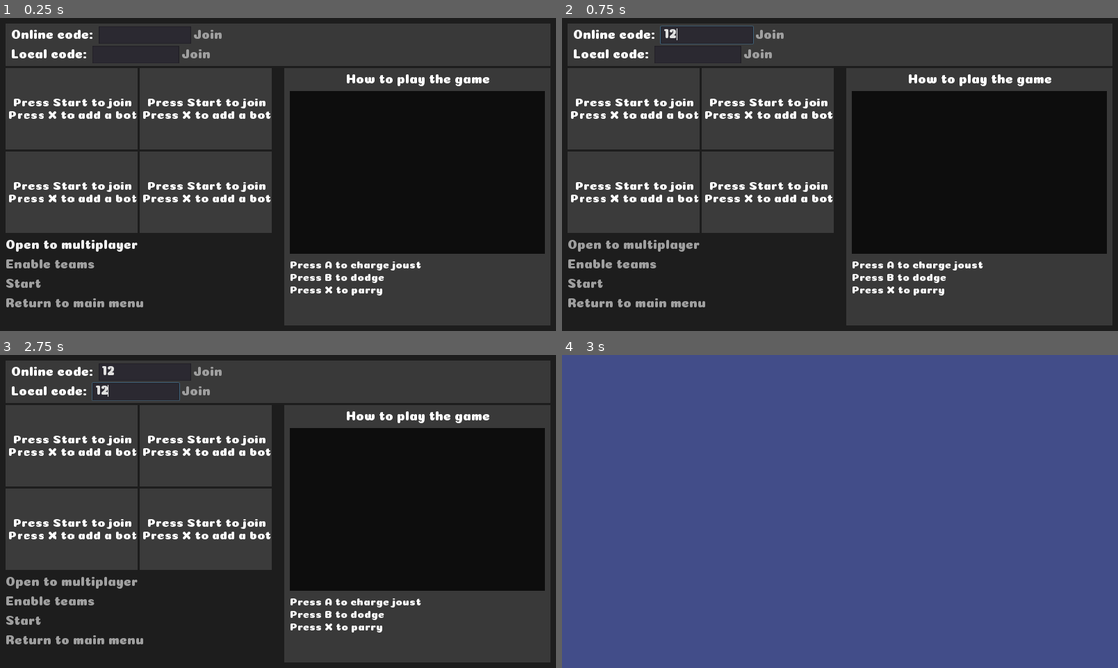
Above: before the commit, frames 1-4 (two rows, left to right).
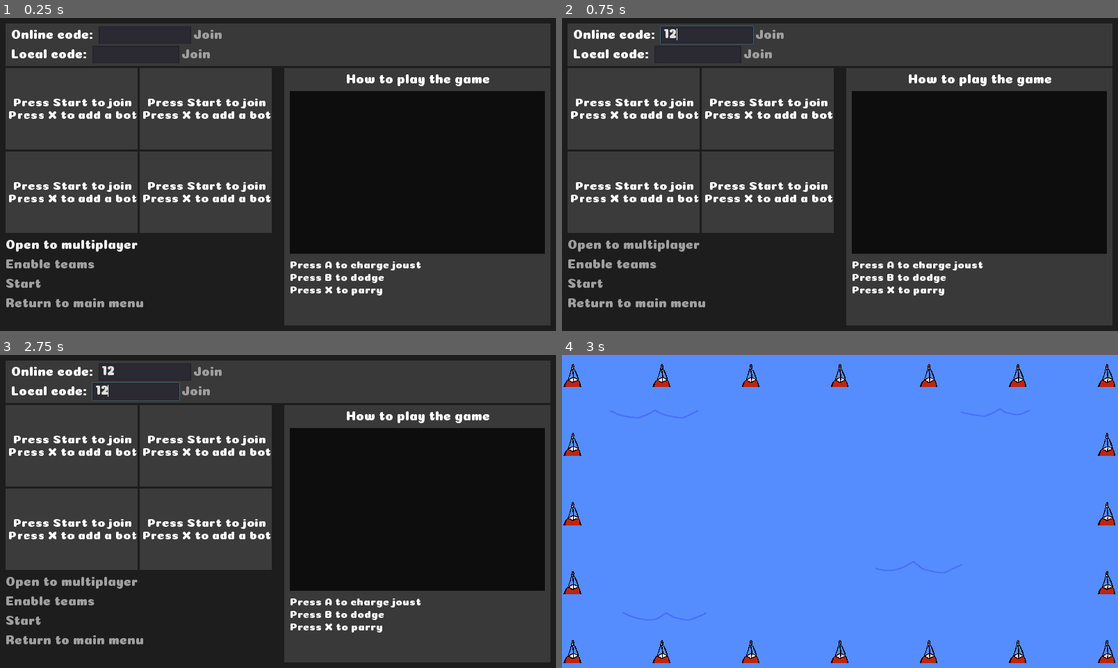
Above: after the commit, the same moments.

Repository: Lunatic-Games/turtle-jousting
Game: Godot game, scene res://ui/lobby/lobby_menu.tscn
Same seed, same stepped clock (60 frames per second), same inputs: the game is played once before the commit and once after it.
Inputs (mouse positions are in pixels of both pictures, inside the frame that each line leads up to):
- Up to frame 1 (0.25 s): no input
- Up to frame 2 (0.75 s): click (706, 33) at 0.52 s; type "12" at 0.6 s
- Up to frame 3 (2.75 s): click (133, 392) at 0.75 s; type "12" at 0.83 s; click "Ready" at 1.25 s; click "Ready" at 2 s
- Up to frame 4 (3 s): click "Start" at 2.75 s

Frames 1-3 are identical in both runs. In frame 4, 100% of the frame differs, in the area x 0-100%, y 0-100%.

Commit message:
Added buoys to game

Diff:
--- /dev/null
+++ b/game/buoy.tscn
@@ -0,0 +1,18 @@
+[gd_scene load_steps=3 format=2]
+
+[ext_resource path="res://game/assets/Bouy.png" type="Texture" id=1]
+
+[sub_resource type="RectangleShape2D" id=1]
+extents = Vector2( 16.3856, 12.0474 )
+
+[node name="Buoy" type="StaticBody2D"]
+
+[node name="CollisionShape2D" type="CollisionShape2D" parent="."]
+position = Vector2( -1, 15 )
+shape = SubResource( 1 )
+
+[node name="Sprite" type="Sprite" parent="."]
+scale = Vector2( 0.05, 0.05 )
+texture = ExtResource( 1 )
+offset = Vector2( 95, 0 )
+region_rect = Rect2( 0, 0, 1920, 1080 )
--- a/game/game.tscn
+++ b/game/game.tscn
@@ -1,14 +1,74 @@
-[gd_scene load_steps=2 format=2]
+[gd_scene load_steps=4 format=2]
 
 [ext_resource path="res://game/game.gd" type="Script" id=1]
+[ext_resource path="res://game/assets/background.png" type="Texture" id=2]
+[ext_resource path="res://game/buoy.tscn" type="PackedScene" id=3]
 
 [node name="Game" type="Node2D"]
 script = ExtResource( 1 )
 
-[node name="ColorRect" type="ColorRect" parent="."]
-margin_right = 1024.0
-margin_bottom = 576.0
-color = Color( 0.262745, 0.305882, 0.541176, 1 )
-__meta__ = {
-"_edit_use_anchors_": false
-}
+[node name="Background" type="Sprite" parent="."]
+position = Vector2( 512, 288 )
+texture = ExtResource( 2 )
+
+[node name="Buoys" type="Node2D" parent="."]
+
+[node name="Buoy" parent="Buoys" instance=ExtResource( 3 )]
+position = Vector2( 20, 32 )
+
+[node name="Buoy2" parent="Buoys" instance=ExtResource( 3 )]
+position = Vector2( 184, 32 )
+
+[node name="Buoy3" parent="Buoys" instance=ExtResource( 3 )]
+position = Vector2( 348, 32 )
+
+[node name="Buoy4" parent="Buoys" instance=ExtResource( 3 )]
+position = Vector2( 512, 32 )
+
+[node name="Buoy5" parent="Buoys" instance=ExtResource( 3 )]
+position = Vector2( 676, 32 )
+
+[node name="Buoy6" parent="Buoys" instance=ExtResource( 3 )]
+position = Vector2( 840, 32 )
+
+[node name="Buoy7" parent="Buoys" instance=ExtResource( 3 )]
+position = Vector2( 1004, 32 )
+
+[node name="Buoy8" parent="Buoys" instance=ExtResource( 3 )]
+position = Vector2( 1004, 159 )
+
+[node name="Buoy9" parent="Buoys" instance=ExtResource( 3 )]
+position = Vector2( 1004, 286 )
+
+[node name="Buoy10" parent="Buoys" instance=ExtResource( 3 )]
+position = Vector2( 1004, 413 )
+
+[node name="Buoy11" parent="Buoys" instance=ExtResource( 3 )]
+position = Vector2( 1004, 540 )
+
+[node name="Buoy12" parent="Buoys" instance=ExtResource( 3 )]
+position = Vector2( 840, 540 )
+
+[node name="Buoy13" parent="Buoys" instance=ExtResource( 3 )]
+position = Vector2( 676, 540 )
+
+[node name="Buoy14" parent="Buoys" instance=ExtResource( 3 )]
+position = Vector2( 512, 540 )
+
+[node name="Buoy15" parent="Buoys" instance=ExtResource( 3 )]
+position = Vector2( 348, 540 )
+
+[node name="Buoy16" parent="Buoys" instance=ExtResource( 3 )]
+position = Vector2( 184, 540 )
+
+[node name="Buoy17" parent="Buoys" instance=ExtResource( 3 )]
+position = Vector2( 20, 540 )
+
+[node name="Buoy18" parent="Buoys" instance=ExtResource( 3 )]
+position = Vector2( 20, 413 )
+
+[node name="Buoy19" parent="Buoys" instance=ExtResource( 3 )]
+position = Vector2( 20, 286 )
+
+[node name="Buoy20" parent="Buoys" instance=ExtResource( 3 )]
+position = Vector2( 20, 159 )
--- a/player/player.tscn
+++ b/player/player.tscn
@@ -24,7 +24,7 @@
 [ext_resource path="res://player/assets/knight_parts/knight_head_crying.png" type="Texture" id=22]
 
 [sub_resource type="RectangleShape2D" id=1]
-extents = Vector2( 86.7604, 88.4331 )
+extents = Vector2( 86.7604, 34.5828 )
 
 [sub_resource type="Animation" id=2]
 resource_name = "Charging_Joust"
@@ -932,7 +932,7 @@
 "times": PoolRealArray( 1.2 ),
 "transitions": PoolRealArray( 1 ),
 "update": 0,
-"values": [ Vector2( 1e-005, 1e-005 ) ]
+"values": [ Vector2( 1e-05, 1e-05 ) ]
 }
 tracks/39/type = "value"
 tracks/39/path = NodePath("Player/Knight:scale")
@@ -944,7 +944,7 @@
 "times": PoolRealArray( 0, 0.2, 0.3, 0.4, 0.5, 0.6, 0.7, 0.8, 0.9, 1.1 ),
 "transitions": PoolRealArray( 1, 1, 1, 1, 1, 1, 1, 1, 1, 1 ),
 "update": 0,
-"values": [ Vector2( 1, 1 ), Vector2( 1.5, 1.5 ), Vector2( 1, 0.2 ), Vector2( 1, 1e-005 ), Vector2( 1, -0.2 ), Vector2( 1, -1.5 ), Vector2( 1, -0.2 ), Vector2( 1, 1e-005 ), Vector2( 1, 0.2 ), Vector2( 1, 1 ) ]
+"values": [ Vector2( 1, 1 ), Vector2( 1.5, 1.5 ), Vector2( 1, 0.2 ), Vector2( 1, 1e-05 ), Vector2( 1, -0.2 ), Vector2( 1, -1.5 ), Vector2( 1, -0.2 ), Vector2( 1, 1e-05 ), Vector2( 1, 0.2 ), Vector2( 1, 1 ) ]
 }
 
 [sub_resource type="Animation" id=4]
@@ -1272,7 +1272,7 @@
 "times": PoolRealArray( 0, 0.5, 0.8 ),
 "transitions": PoolRealArray( 1, 1, 1 ),
 "update": 0,
-"values": [ Vector2( 0.1, 0.1 ), Vector2( 1, 1 ), Vector2( 1e-005, 1e-005 ) ]
+"values": [ Vector2( 0.1, 0.1 ), Vector2( 1, 1 ), Vector2( 1e-05, 1e-05 ) ]
 }
 tracks/27/type = "value"
 tracks/27/path = NodePath("Player/Knight/Main_Body/Head/Tears/Left_Tear:rotation_degrees")
@@ -1296,7 +1296,7 @@
 "times": PoolRealArray( 0, 0.5, 0.8 ),
 "transitions": PoolRealArray( 1, 1, 1 ),
 "update": 0,
-"values": [ Vector2( 0.1, 0.1 ), Vector2( 1, 1 ), Vector2( 1e-005, 1e-005 ) ]
+"values": [ Vector2( 0.1, 0.1 ), Vector2( 1, 1 ), Vector2( 1e-05, 1e-05 ) ]
 }
 tracks/29/type = "value"
 tracks/29/path = NodePath("Player/Knight/Back_Arm/Lance_Back:scale")
@@ -1308,7 +1308,7 @@
 "times": PoolRealArray( 0 ),
 "transitions": PoolRealArray( 1 ),
 "update": 0,
-"values": [ Vector2( 1e-005, 1e-005 ) ]
+"values": [ Vector2( 1e-05, 1e-05 ) ]
 }
 tracks/30/type = "value"
 tracks/30/path = NodePath("Player/Knight/Back_Arm/Lance_Front:scale")
@@ -1320,7 +1320,7 @@
 "times": PoolRealArray( 0 ),
 "transitions": PoolRealArray( 1 ),
 "update": 0,
-"values": [ Vector2( 1e-005, 1e-005 ) ]
+"values": [ Vector2( 1e-05, 1e-05 ) ]
 }
 tracks/31/type = "value"
 tracks/31/path = NodePath("Player/Knight/Front_Leg/FU-Leg:position")
@@ -2302,7 +2302,7 @@
 "values": [ Vector2( 1, 1 ) ]
 }
 
-[sub_resource type="Animation" id=8]
+[sub_resource type="Animation" id=7]
 tracks/0/type = "value"
 tracks/0/path = NodePath("Player/Knight/Main_Body/Head:texture")
 tracks/0/interp = 1
@@ -2601,7 +2601,7 @@
 "times": PoolRealArray( 0, 0.5, 1 ),
 "transitions": PoolRealArray( 1, 1, 1 ),
 "update": 0,
-"values": [ Vector2( 1, 1 ), Vector2( 0.5, 0.5 ), Vector2( 1e-005, 1e-005 ) ]
+"values": [ Vector2( 1, 1 ), Vector2( 0.5, 0.5 ), Vector2( 1e-05, 1e-05 ) ]
 }
 tracks/25/type = "value"
 tracks/25/path = NodePath("Player/Knight/Back_Arm/Lance_Back:scale")
@@ -2613,7 +2613,7 @@
 "times": PoolRealArray( 0, 0.5, 1 ),
 "transitions": PoolRealArray( 1, 1, 1 ),
 "update": 0,
-"values": [ Vector2( 1, 1 ), Vector2( 0.5, 0.5 ), Vector2( 1e-005, 1e-005 ) ]
+"values": [ Vector2( 1, 1 ), Vector2( 0.5, 0.5 ), Vector2( 1e-05, 1e-05 ) ]
 }
 tracks/26/type = "value"
 tracks/26/path = NodePath("Player/Knight/Main_Body/Head/Tears:visible")
@@ -2736,7 +2736,7 @@
 "values": [ Vector2( 1, 1 ) ]
 }
 
-[sub_resource type="Animation" id=9]
+[sub_resource type="Animation" id=8]
 length = 2.0
 loop = true
 tracks/0/type = "value"
@@ -2749,7 +2749,7 @@
 "times": PoolRealArray( 0, 1.3, 1.7, 2 ),
 "transitions": PoolRealArray( 1, 1, 1, 1 ),
 "update": 0,
-"values": [ Vector2( 1e-005, 1e-005 ), Vector2( 1e-005, 1e-005 ), Vector2( 0.5, 0.5 ), Vector2( 1, 1 ) ]
+"values": [ Vector2( 1e-05, 1e-05 ), Vector2( 1e-05, 1e-05 ), Vector2( 0.5, 0.5 ), Vector2( 1, 1 ) ]
 }
 tracks/1/type = "value"
 tracks/1/path = NodePath("Player/Knight/Main_Body/Chest:position")
@@ -3049,7 +3049,7 @@
 "times": PoolRealArray( 0, 1.3, 1.7, 2 ),
 "transitions": PoolRealArray( 1, 1, 1, 1 ),
 "update": 0,
-"values": [ Vector2( 1e-005, 1e-005 ), Vector2( 1e-005, 1e-005 ), Vector2( 0.5, 0.5 ), Vector2( 1, 1 ) ]
+"values": [ Vector2( 1e-05, 1e-05 ), Vector2( 1e-05, 1e-05 ), Vector2( 0.5, 0.5 ), Vector2( 1, 1 ) ]
 }
 tracks/26/type = "value"
 tracks/26/path = NodePath("Player/Knight/Main_Body/Head/Tears:visible")
@@ -3609,7 +3609,7 @@
 "values": [ Vector2( 1, 1 ) ]
 }
 
-[sub_resource type="Animation" id=12]
+[sub_resource type="Animation" id=10]
 length = 2.0
 loop = true
 tracks/0/type = "value"
@@ -4042,10 +4042,10 @@
 "times": PoolRealArray( 0, 0.2, 0.3, 0.4, 0.5, 0.6, 0.7, 0.8, 0.9, 1.1 ),
 "transitions": PoolRealArray( 1, 1, 1, 1, 1, 1, 1, 1, 1, 1 ),
 "update": 0,
-"values": [ Vector2( 1, 1 ), Vector2( 1.5, 1 ), Vector2( 0.2, 1 ), Vector2( 1e-005, 1 ), Vector2( -0.2, 1 ), Vector2( -1.5, 1 ), Vector2( -0.2, 1 ), Vector2( 1e-005, 1 ), Vector2( 0.2, 1 ), Vector2( 1, 1 ) ]
-}
-
-[sub_resource type="Animation" id=13]
+"values": [ Vector2( 1, 1 ), Vector2( 1.5, 1 ), Vector2( 0.2, 1 ), Vector2( 1e-05, 1 ), Vector2( -0.2, 1 ), Vector2( -1.5, 1 ), Vector2( -0.2, 1 ), Vector2( 1e-05, 1 ), Vector2( 0.2, 1 ), Vector2( 1, 1 ) ]
+}
+
+[sub_resource type="Animation" id=11]
 resource_name = "Charging_Joust"
 length = 2.0
 tracks/0/type = "value"
@@ -4061,7 +4061,7 @@
 "values": [ Vector2( 1, 1 ), Vector2( 0.9, 1 ), Vector2( 0.85, 1 ) ]
 }
 
-[sub_resource type="Animation" id=14]
+[sub_resource type="Animation" id=12]
 resource_name = "Dodge"
 length = 2.0
 loop = true
@@ -4075,10 +4075,10 @@
 "times": PoolRealArray( 0, 0.2, 0.3, 0.4, 0.5, 0.6, 0.7, 0.8, 0.9, 1.1 ),
 "transitions": PoolRealArray( 1, 1, 1, 1, 1, 1, 1, 1, 1, 1 ),
 "update": 0,
-"values": [ Vector2( 1, 1 ), Vector2( 1, 1.5 ), Vector2( 1, 0.2 ), Vector2( 1, 1e-005 ), Vector2( 1, -0.2 ), Vector2( 1, -1.5 ), Vector2( 1, -0.2 ), Vector2( 1, 1e-005 ), Vector2( 1, 0.2 ), Vector2( 1, 1 ) ]
-}
-
-[sub_resource type="Animation" id=15]
+"values": [ Vector2( 1, 1 ), Vector2( 1, 1.5 ), Vector2( 1, 0.2 ), Vector2( 1, 1e-05 ), Vector2( 1, -0.2 ), Vector2( 1, -1.5 ), Vector2( 1, -0.2 ), Vector2( 1, 1e-05 ), Vector2( 1, 0.2 ), Vector2( 1, 1 ) ]
+}
+
+[sub_resource type="Animation" id=13]
 resource_name = "Idle"
 length = 2.0
 loop = true
@@ -4126,7 +4126,7 @@
 "values": [ Vector2( 1, 1 ), Vector2( 0.8, 1.2 ), Vector2( 1, 1 ), Vector2( 0.8, 1.2 ), Vector2( 1, 1 ) ]
 }
 
-[sub_resource type="Animation" id=18]
+[sub_resource type="Animation" id=16]
 length = 2.0
 loop = true
 tracks/0/type = "value"
@@ -4139,14 +4139,16 @@
 "times": PoolRealArray( 0, 0.2, 0.3, 0.4, 0.5, 0.6, 0.7, 0.8, 0.9, 1.1 ),
 "transitions": PoolRealArray( 1, 1, 1, 1, 1, 1, 1, 1, 1, 1 ),
 "update": 0,
-"values": [ Vector2( 1, 1 ), Vector2( 1.5, 1 ), Vector2( 0.2, 1 ), Vector2( 1e-005, 1 ), Vector2( -0.2, 1 ), Vector2( -1.5, 1 ), Vector2( -0.2, 1 ), Vector2( 1e-005, 1 ), Vector2( 0.2, 1 ), Vector2( 1, 1 ) ]
+"values": [ Vector2( 1, 1 ), Vector2( 1.5, 1 ), Vector2( 0.2, 1 ), Vector2( 1e-05, 1 ), Vector2( -0.2, 1 ), Vector2( -1.5, 1 ), Vector2( -0.2, 1 ), Vector2( 1e-05, 1 ), Vector2( 0.2, 1 ), Vector2( 1, 1 ) ]
 }
 
 [node name="KinematicBody2D" type="KinematicBody2D"]
 position = Vector2( 507.974, 277.471 )
+scale = Vector2( 0.5, 0.5 )
 script = ExtResource( 1 )
 
 [node name="CollisionShape2D" type="CollisionShape2D" parent="."]
+position = Vector2( 9.98596, 49.3754 )
 shape = SubResource( 1 )
 
 [node name="Player" type="Node2D" parent="."]
@@ -4159,7 +4161,6 @@
 texture = ExtResource( 2 )
 
 [node name="Knight" type="Node2D" parent="Player"]
-editor/display_folded = true
 
 [node name="BU-Leg" type="Sprite" parent="Player/Knight"]
 texture = ExtResource( 3 )
@@ -4167,46 +4168,32 @@
 [node name="Back_Arm" type="Node2D" parent="Player/Knight"]
 
 [node name="Lance_Back" type="Sprite" parent="Player/Knight/Back_Arm"]
-position = Vector2( 1274.97, 132.466 )
-rotation = 0.0872665
+position = Vector2( 484.77, 117.035 )
 texture = ExtResource( 4 )
 
 [node name="BU-Arm" type="Sprite" parent="Player/Knight/Back_Arm"]
-position = Vector2( 679.946, 182.724 )
-rotation = -0.849975
 texture = ExtResource( 5 )
 
 [node name="BL-Arm" type="Sprite" parent="Player/Knight/Back_Arm"]
-position = Vector2( 619.459, 103.337 )
-rotation = -0.349066
 texture = ExtResource( 6 )
 
 [node name="BH-Arm" type="Sprite" parent="Player/Knight/Back_Arm"]
-position = Vector2( 647.926, 177.689 )
-rotation = -0.523599
 texture = ExtResource( 7 )
 
 [node name="Lance_Front" type="Sprite" parent="Player/Knight/Back_Arm"]
-position = Vector2( 1424.11, 107.729 )
-rotation = 0.0872665
+position = Vector2( 624.182, 101.871 )
 texture = ExtResource( 8 )
 
 [node name="Main_Body" type="Node2D" parent="Player/Knight"]
 
 [node name="Neck" type="Sprite" parent="Player/Knight/Main_Body"]
-position = Vector2( 170.573, 78.2075 )
-rotation = 0.867429
 texture = ExtResource( 9 )
 
 [node name="Chest" type="Sprite" parent="Player/Knight/Main_Body"]
-position = Vector2( 184.184, 104.125 )
-rotation = 0.715585
 z_index = 2
-texture = ExtResource( 10 )
+texture = ExtResource( 20 )
 
 [node name="Head" type="Sprite" parent="Player/Knight/Main_Body"]
-position = Vector2( 325.68, 202.909 )
-rotation = 0.349066
 texture = ExtResource( 11 )
 
 [node name="Tears" type="Node2D" parent="Player/Knight/Main_Body/Head"]
@@ -4215,31 +4202,25 @@
 [node name="Right_Tear" type="Sprite" parent="Player/Knight/Main_Body/Head/Tears"]
 position = Vector2( 9.76563, -598.45 )
 rotation = 0.921534
-scale = Vector2( 1e-005, 1e-005 )
+scale = Vector2( 1e-05, 1e-05 )
 texture = ExtResource( 12 )
 
 [node name="Left_Tear" type="Sprite" parent="Player/Knight/Main_Body/Head/Tears"]
 position = Vector2( -495.914, -262.547 )
 rotation = -1.5132
-scale = Vector2( 1e-005, 1e-005 )
+scale = Vector2( 1e-05, 1e-05 )
 texture = ExtResource( 13 )
 
 [node name="Front_Arm" type="Node2D" parent="Player/Knight"]
 z_index = 2
 
 [node name="FL-Arm" type="Sprite" parent="Player/Knight/Front_Arm"]
-position = Vector2( 175.631, -55.8186 )
-rotation = 0.610865
 texture = ExtResource( 14 )
 
 [node name="FU-Arm" type="Sprite" parent="Player/Knight/Front_Arm"]
-position = Vector2( 101.373, -8.5 )
-rotation = 1.14319
 texture = ExtResource( 15 )
 
 [node name="FH-Arm" type="Sprite" parent="Player/Knight/Front_Arm"]
-position = Vector2( 95.851, -69.1191 )
-rotation = 0.389208
 texture = ExtResource( 16 )
 
 [node name="Front_Leg" type="Node2D" parent="Player/Knight"]
@@ -4259,16 +4240,16 @@
 anims/Dodge = SubResource( 3 )
 anims/Drowning_Knight = SubResource( 4 )
 anims/Idle_Knight = SubResource( 5 )
-anims/Joust = SubResource( 7 )
-anims/Knocked_Off = SubResource( 8 )
-anims/Mount_Knight = SubResource( 9 )
-anims/Move_Knight = SubResource( 10 )
-anims/Parry = SubResource( 12 )
+anims/Joust = SubResource( 6 )
+anims/Knocked_Off = SubResource( 7 )
+anims/Mount_Knight = SubResource( 8 )
+anims/Move_Knight = SubResource( 9 )
+anims/Parry = SubResource( 10 )
 
 [node name="Turtle_Animator" type="AnimationPlayer" parent="."]
-anims/Charging_Joust = SubResource( 13 )
-anims/Dodge = SubResource( 14 )
-anims/Idle = SubResource( 15 )
-anims/Joust = SubResource( 16 )
-anims/Move = SubResource( 17 )
-anims/Parry = SubResource( 18 )
+anims/Charging_Joust = SubResource( 11 )
+anims/Dodge = SubResource( 12 )
+anims/Idle = SubResource( 13 )
+anims/Joust = SubResource( 14 )
+anims/Move = SubResource( 15 )
+anims/Parry = SubResource( 16 )
--- a/ui/lobby/lobby_menu.gd
+++ b/ui/lobby/lobby_menu.gd
@@ -44,7 +44,7 @@
 	if event is InputEventKey or event is InputEventMouse:
 		device = "keyboard"
 
-	if event.is_action("ui_start") and event.pressed:
+	if event.is_action("ui_accept") and event.pressed:
 		if (event is InputEventJoypadButton and
 				online_container.get_node("CodeEditContainer/LineEdit").has_focus()):
 			var line_edit = online_container.get_node("CodeEditContainer/LineEdit")
@@ -58,6 +58,7 @@
 			get_tree().set_input_as_handled()
 			return
 
+	if event.is_action("ui_start") and event.pressed:
 		if device in local_players.values():
 			return
 
@@ -354,7 +355,9 @@
 				data = get_player_slot(player).get_player_data()
 			new_game.add_player(player, connection, data)
 	get_tree().get_root().add_child(new_game)
-	queue_free()
+	visible = false
+	set_process(false)
+	set_process_input(false)
 
 
 # Exit game (this will eventually lead back to main menu)
Binary file added: game/assets/background.png
Not shown, added: game/assets/background.png.import
Not shown: 4 places in player/player.tscn that only renumber resources
